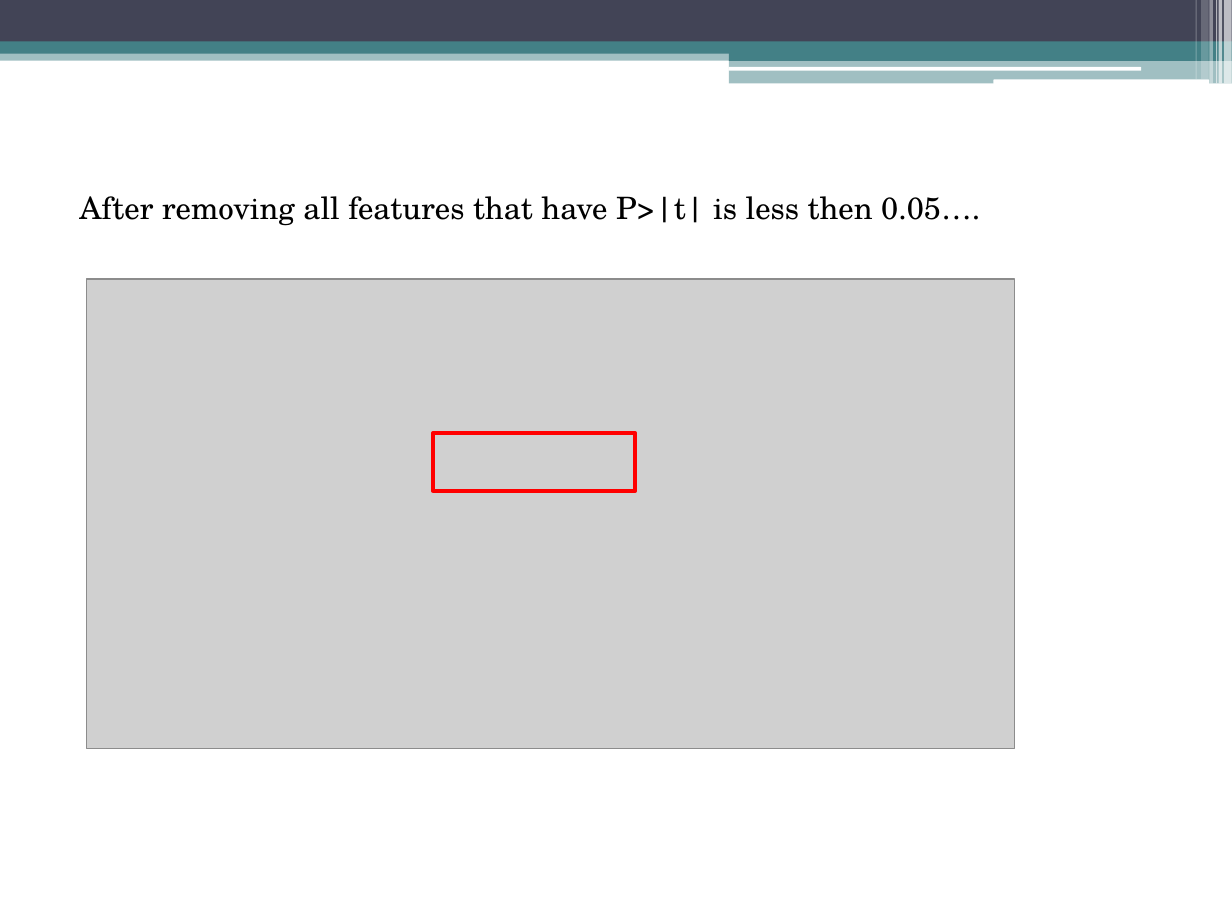
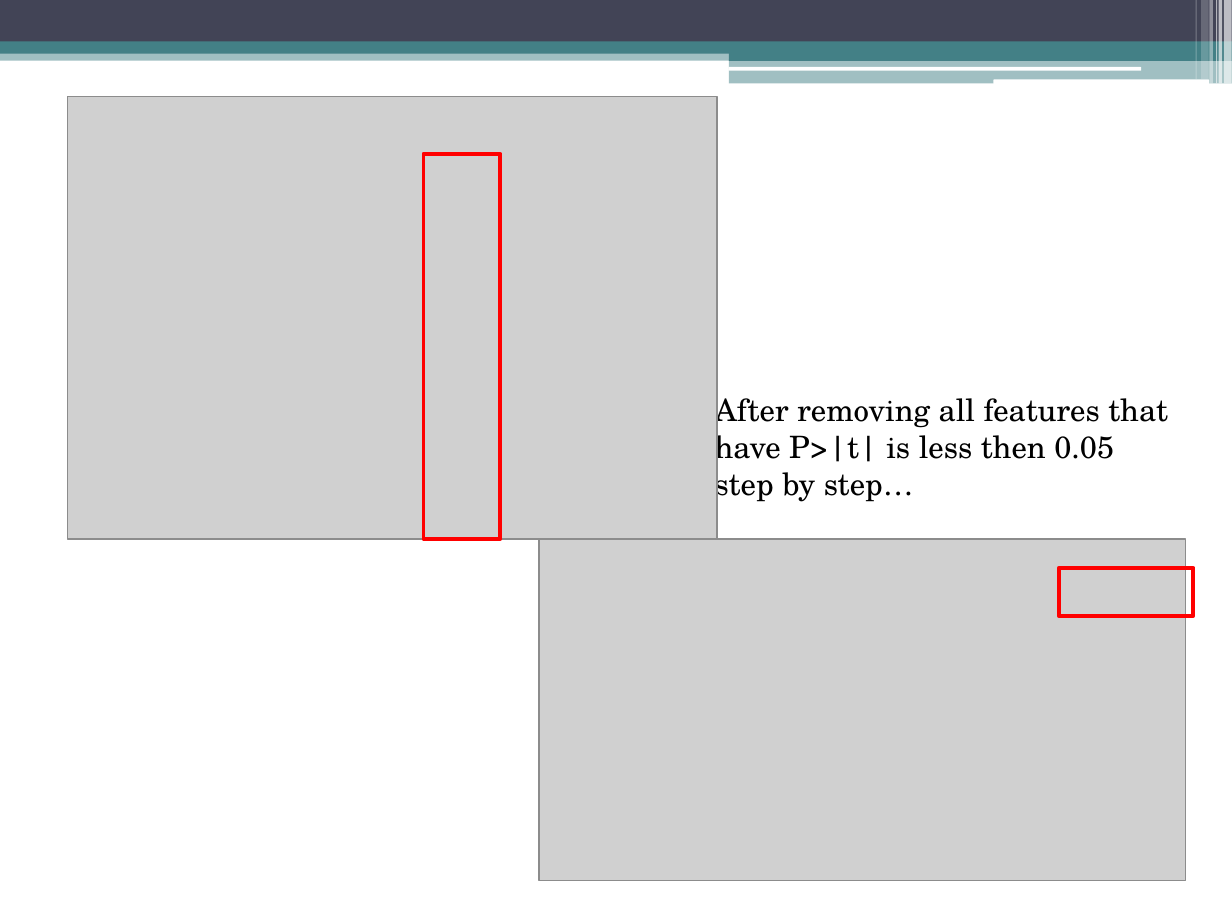
Before and after one commit to Kodluyoruz-Ankara-Veri-Bilimi/assignment_Beyza, a slide deck: slide 8 of homework2/homework2.pptx. Drawn at 1232x924 pixels with LibreOffice and Linux fonts; fonts in the diff are those of the drawing; grey boxes stand for pictures. Boxes give left, top, right and bottom in pixels: in the first picture for what was removed or moved away, otherwise in the second. Text is boxed around its words. In the diff, an @@ line names an element or a change of style, - is before the commit and + after.

```diff
--- a/homework2/homework2.pptx
+++ b/homework2/homework2.pptx
@@ picture added at [68,96,717,538] @@
@@ rectangle: place and size @@
-rectangle at [434,434,636,492]
+rectangle at [424,154,501,540]
@@ picture removed at [86,280,1014,749] @@
@@ text at [715,391,1168,505]: text changed @@
-After removing all features that have P>|t| is less then 0.05….
+After removing all features that have P>|t| is less then 0.05 step by step…
@@ picture added at [538,540,1185,881] @@
@@ rectangle added at [1058,568,1193,616], outline #FF0000 2.25 pt @@
```
Also in this commit, not shown: 4 other slides changed, 10 slides added, 6 slides removed.
